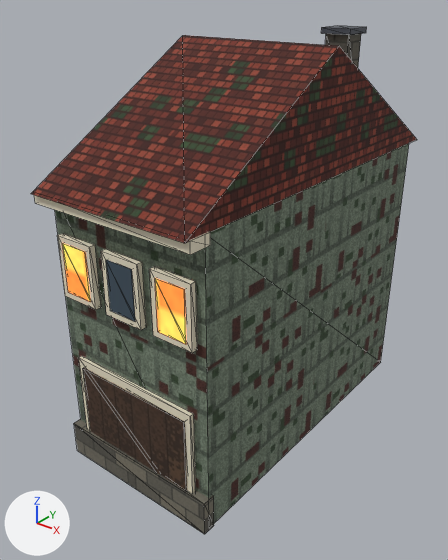
One commit to the FBX model output/world-modeling-v1/maps/maribor/Export/ENV_C_Facade_7.fbx: the scene before it, then after it.
Both versions are drawn from a camera (50 mm lens) standing at (8.15, -7.2, 10.35) and looking at (-0.24, 3.28, 3.85). Arrows for +X, +Y and +Z are at lower left; the lights stay in place. The picture after the commit comes second. Mesh edges are drawn as thin lines.

In view in the first picture: 'ENV_C_Facade_7'.
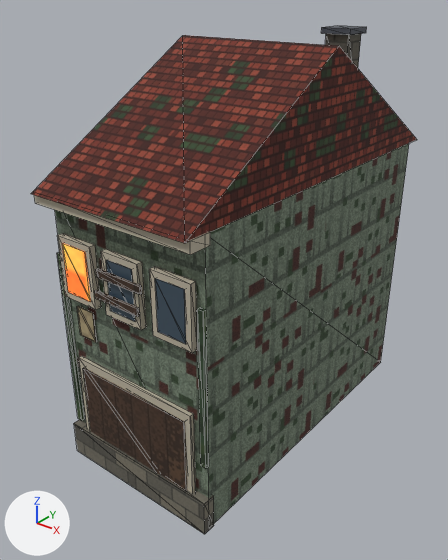
The change, as a diff of the scene's bpy script:
```diff
--- a/output/world-modeling-v1/maps/maribor/Export/ENV_C_Facade_7.fbx.py
+++ b/output/world-modeling-v1/maps/maribor/Export/ENV_C_Facade_7.fbx.py
@@ img_leaf_png @@
+img_leaf_png = load_image('Leaf.png', '_unpacked/Leaf.png', 64, 64, 'sRGB')
@@ img_poster_png @@
+img_poster_png = load_image('Poster.png', '_unpacked/Poster.png', 64, 64, 'sRGB')
@@ mat_mb_ivory @@
 mat_mb_ivory = principled_material('MB_Ivory')
-mat_mb_ivory.base_color = (0.82, 0.75, 0.58)  # pale yellow #eae1c8
+mat_mb_ivory.base_color = (0.5, 0.45, 0.35)  # grey #bcb3a0
 mat_mb_ivory.roughness = 0.92
@@ mat_mb_windowlit @@
 n0 = _N.new('ShaderNodeBsdfPrincipled'); n0.name = 'Principled BSDF'
 n0.inputs[2].default_value = 0.92  # 'Roughness'
-n0.inputs[28].default_value = 3.2  # 'Emission Strength'
+n0.inputs[28].default_value = 2.0  # 'Emission Strength'
 n1 = _N.new('ShaderNodeOutputMaterial'); n1.name = 'Material Output'
@@ mat_mb_ivy @@
+mat_mb_ivy = principled_material('MB_Ivy')
+mat_mb_ivy.texture = img_leaf_png
+mat_mb_ivy.roughness = 0.92
@@ mat_mb_plank @@
+mat_mb_plank = principled_material('MB_Plank')
+mat_mb_plank.texture = img_wood_png
+mat_mb_plank.roughness = 0.92
@@ mat_mb_poster_001 @@
+mat_mb_poster_001 = principled_material('MB_Poster.001')
+mat_mb_poster_001.texture = img_poster_png
+mat_mb_poster_001.roughness = 0.92
@@ me_env_c_facade_7 @@
 # used by ob_env_c_facade_7; location = (0.0, 0.0, 0.0)
-me_env_c_facade_7.from_pydata(...)  # 110 vertices, 164 faces; spans x -2.03..2.03, y -0.5..8.5, z 0.0..9.42
+me_env_c_facade_7.from_pydata(...)  # 150 vertices, 224 faces; spans x -2.03..2.03, y -0.5..8.5, z 0.0..9.42
+# me_env_c_facade_7 part 1: a new loose piece, a box spanning x -0.66..0.54, y -0.265..-0.215, z 4.665..4.835, in mat_mb_plank (picture img_wood_png)
+# me_env_c_facade_7 part 2: a new loose piece, a box spanning x -0.54..0.66, y -0.275..-0.225, z 5.165..5.335, in mat_mb_plank (picture img_wood_png)
+# me_env_c_facade_7 part 3: a new loose piece, a box spanning x -2.0..-1.86, y -0.08..0.0, z 0.934..5.221, in mat_mb_ivy (picture img_leaf_png)
+# me_env_c_facade_7 part 4: a new loose piece, a box spanning x 1.86..2.0, y -0.08..0.0, z 1.681..5.199, in mat_mb_ivy (picture img_leaf_png)
+# me_env_c_facade_7 part 5: a new loose piece, a box spanning x -1.55..-1.05, y -0.065..-0.035, z 3.4..4.1, in mat_mb_poster_001 (picture img_poster_png)
+# me_env_c_facade_7 part 6: 12 faces spanning x 0.95..1.65, y -0.17..-0.11, z 4.45..5.55 switch from mat_mb_windowlit to mat_mb_darkglass (dark blue #3f505d)
 me_env_c_facade_7.materials.append(mat_mb_stucco_3)
@@ me_env_c_facade_7 @@
 me_env_c_facade_7.materials.append(mat_mb_iron)
+me_env_c_facade_7.materials.append(mat_mb_plank)  # picture img_wood_png
+me_env_c_facade_7.materials.append(mat_mb_ivy)  # picture img_leaf_png
+me_env_c_facade_7.materials.append(mat_mb_poster_001)  # picture img_poster_png
```

Location of each change, (x1, y1, x2, y2) in pixels of the pictures (448 x 560 px):
'ENV_C_Facade_7', recoloured, surface changed, reshaped (darker)
    both: (31, 26, 417, 534)
part 1 of me_env_c_facade_7, added
    after: (94, 290, 140, 317)
part 2 of me_env_c_facade_7, added
    after: (96, 268, 142, 295)
part 3 of me_env_c_facade_7, added
    after: (57, 252, 84, 420)
part 4 of me_env_c_facade_7, added
    after: (197, 307, 209, 468)
part 5 of me_env_c_facade_7, added (brown)
    after: (77, 306, 97, 342)
part 6 of me_env_c_facade_7, recoloured (orange to dark blue)
    both: (155, 278, 186, 344)
